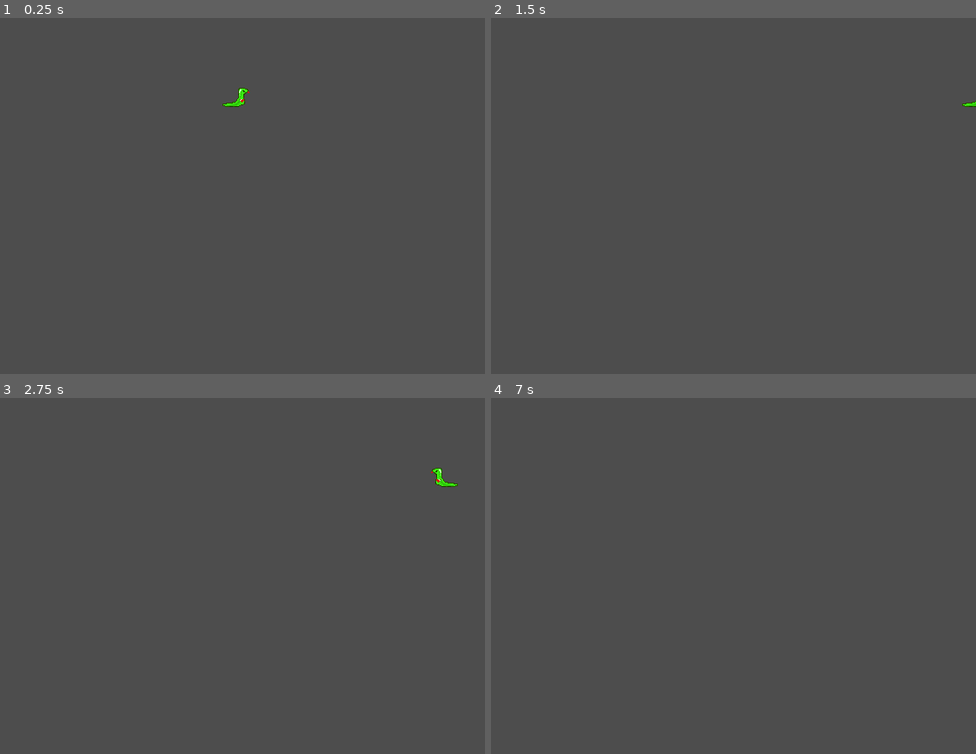
Above: before the commit, frames 1-4 (two rows, left to right).
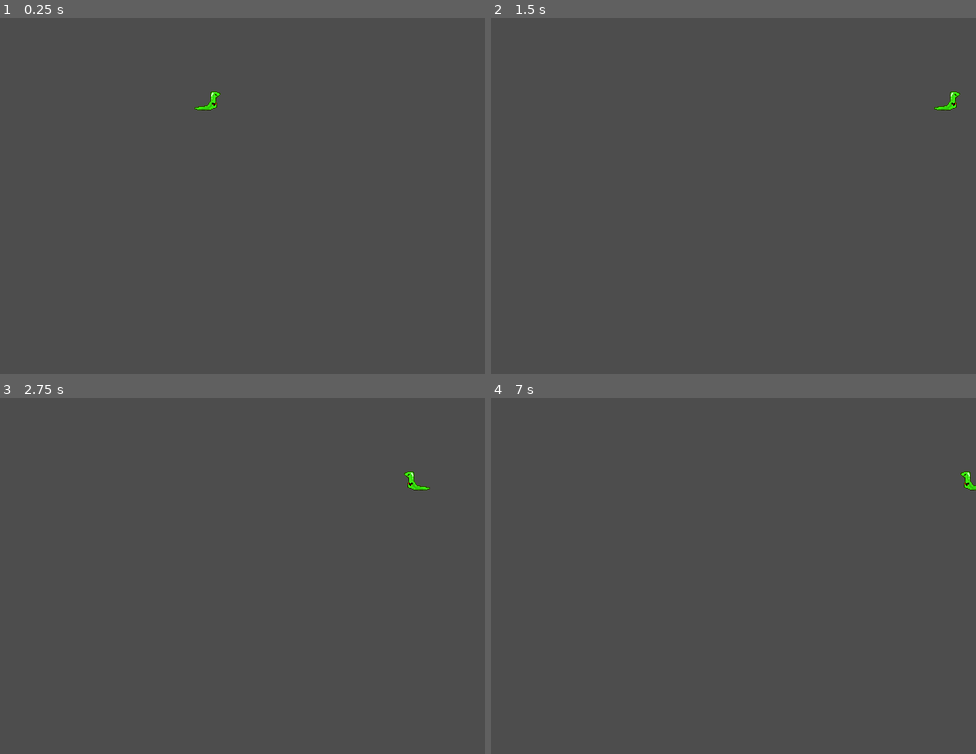
Above: after the commit, the same moments.

Repository: ledyam/Proyecto-SMUK
Game: Godot game, scene res://Personaje/Personaje Principal.tscn
Two runs of this game, one before a commit and one after it. Both use one fixed random seed, a clock stepped at 60 frames per second and the inputs below. Before the commit the project has no main scene; this scene is started directly in both runs.
Inputs:
- Up to frame 1 (0.25 s): no input
- Up to frame 2 (1.5 s): tap Enter (ui_accept) at 0.5, 0.77 s; hold Right (ui_right) from 0.53 s (still down)
- Up to frame 3 (2.75 s): tap Enter (ui_accept) at 1.52, 2 s; release Right (ui_right) at 2.03 s; hold Left (ui_left) from 2.03 s (still down)
- Up to frame 4 (7 s): release Left (ui_left) at 2.78 s; hold Right (ui_right) 2.78-4.28 s; tap Enter (ui_accept) at 3.02, 3.5, 3.77, 4.25, 4.52, 5, 5.75, 6.02, 6.77 s; hold Left (ui_left) 4.28-5.03 s; hold Right (ui_right) 5.03-5.78 s; hold Left (ui_left) from 5.78 s (still down)

The runs differ from the first frame. In frame 1, 0.2% of the frame differs, in the area x 40-52%, y 19-26%; in frame 2, 0.2%; in frame 3, 0.2%; in frame 4, 0.1%.

Commit message:
Cambios
asd

Diff:
--- a/Proyecto en Godot/Personaje/Personaje Principal.gd
+++ b/Proyecto en Godot/Personaje/Personaje Principal.gd
@@ -1,6 +1,7 @@
 extends CharacterBody2D
 
 @onready var sprite_2d = $Sprite2D
+@onready var animation_player = $AnimationPlayer
 
 const SPEED = 300.0
 const JUMP_VELOCITY = -400.0
@@ -21,8 +22,11 @@
 	# Get the input direction and handle the movement/deceleration.
 	# As good practice, you should replace UI actions with custom gameplay actions.
 	var direction = Input.get_axis("ui_left", "ui_right")
+	animation_player.play("Moverse")
 	if direction:
 		velocity.x = direction * SPEED
+
+
 		if direction < 0 :
 			sprite_2d.flip_h = true
 		else :
--- a/Proyecto en Godot/Personaje/Personaje Principal.tscn
+++ b/Proyecto en Godot/Personaje/Personaje Principal.tscn
@@ -1,21 +1,65 @@
-[gd_scene load_steps=4 format=3 uid="uid://dt3loxnh6us6g"]
+[gd_scene load_steps=7 format=3 uid="uid://dt3loxnh6us6g"]
 
 [ext_resource type="Script" path="res://Personaje/Personaje Principal.gd" id="1_tr1hv"]
-[ext_resource type="Texture2D" uid="uid://dijeli8yxjk2b" path="res://Sprites/New Piskel.png" id="2_6ufhp"]
+[ext_resource type="Texture2D" uid="uid://bq6mdcepaaxy5" path="res://Sprites/New Piskel (1).png" id="2_v4eag"]
+
+[sub_resource type="Animation" id="Animation_wu2y1"]
+resource_name = "Moverse"
+length = 0.60001
+loop_mode = 1
+tracks/0/type = "value"
+tracks/0/imported = false
+tracks/0/enabled = true
+tracks/0/path = NodePath("Sprite2D:frame")
+tracks/0/interp = 1
+tracks/0/loop_wrap = true
+tracks/0/keys = {
+"times": PackedFloat32Array(0, 0.0642875, 0.0974894, 0.18366, 0.292508, 0.42029),
+"transitions": PackedFloat32Array(1, 1, 1, 1, 1, 1),
+"update": 1,
+"values": [0, 1, 2, 4, 6, 1]
+}
+
+[sub_resource type="Animation" id="Animation_bdwif"]
+length = 0.001
+tracks/0/type = "value"
+tracks/0/imported = false
+tracks/0/enabled = true
+tracks/0/path = NodePath("Sprite2D:frame")
+tracks/0/interp = 1
+tracks/0/loop_wrap = true
+tracks/0/keys = {
+"times": PackedFloat32Array(0),
+"transitions": PackedFloat32Array(1),
+"update": 1,
+"values": [0]
+}
+
+[sub_resource type="AnimationLibrary" id="AnimationLibrary_xx6g3"]
+_data = {
+"Moverse": SubResource("Animation_wu2y1"),
+"RESET": SubResource("Animation_bdwif")
+}
 
 [sub_resource type="RectangleShape2D" id="RectangleShape2D_x1vhq"]
 size = Vector2(38.75, 34.75)
 
 [node name="Node2D" type="CharacterBody2D"]
-position = Vector2(239, 120)
+position = Vector2(195, 162)
 script = ExtResource("1_tr1hv")
+
+[node name="AnimationPlayer" type="AnimationPlayer" parent="."]
+libraries = {
+"": SubResource("AnimationLibrary_xx6g3")
+}
 
 [node name="Sprite2D" type="Sprite2D" parent="."]
 texture_filter = 1
-position = Vector2(31, -29)
-texture = ExtResource("2_6ufhp")
-vframes = 2
+position = Vector2(43, -67)
+texture = ExtResource("2_v4eag")
+hframes = 3
+vframes = 3
 
 [node name="Node2D" type="CollisionShape2D" parent="."]
-position = Vector2(31, -29)
+position = Vector2(44, -65)
 shape = SubResource("RectangleShape2D_x1vhq")
--- a/Proyecto en Godot/project.godot
+++ b/Proyecto en Godot/project.godot
@@ -11,6 +11,7 @@
 [application]
 
 config/name="SMUK MOVE"
+run/main_scene="res://Personaje/Personaje Principal.tscn"
 config/features=PackedStringArray("4.2", "GL Compatibility")
 config/icon="res://icon.svg"
 
Not shown, added: Proyecto en Godot/Sprites/New Piskel (1).png.import
